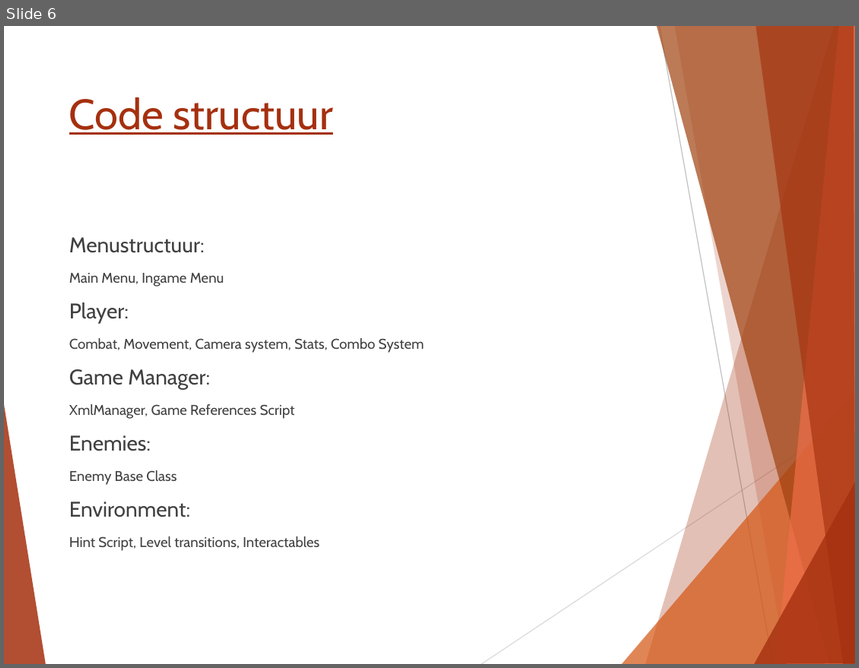
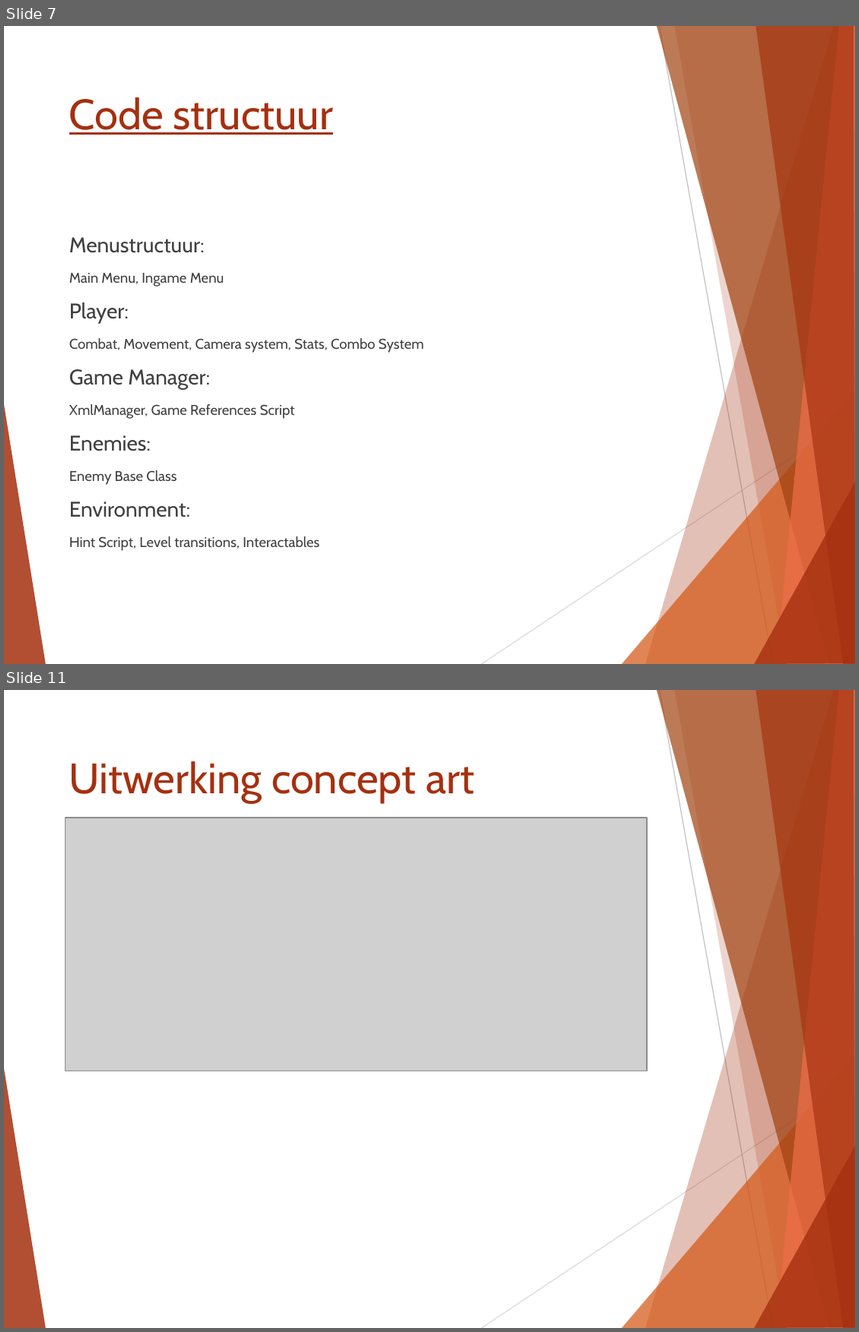
Before and after one commit to Mesmir/GameLabs_Proj1, a slide deck: Project/Presentatie_En_UI/StartPresentatieXeroderma.pptx. Shown one above the other, each under a label of ours: slide 6 before the commit, slides 7 and 11 after it; the slides between them are not shown. The pictures are 859x668 and 859x1332 pixels, drawn with LibreOffice and Linux fonts; fonts in the diff are those of the drawing; grey boxes stand for pictures. Boxes give left, top, right and bottom in pixels: in the first picture for what was removed or moved away, otherwise in the second. Text is boxed around its words. In the diff, an @@ line names an element or a change of style, - is before the commit and + after.

```diff
--- a/Project/Presentatie_En_UI/StartPresentatieXeroderma.pptx
+++ b/Project/Presentatie_En_UI/StartPresentatieXeroderma.pptx
@@ slide 11 added at box(4, 690, 855, 1328), background #FFFFFF; not listed: 10 template elements that a slide beside it also shows @@
@@ title added at box(69, 761, 474, 802), 36 pt, text #A5300F @@
+Uitwerking concept art
@@ picture added at box(66, 818, 647, 1072) @@
@@ what was slide 6 is now slide 7 @@
```
Also in this commit, not shown: 6 other slides added, 1 slide removed.
